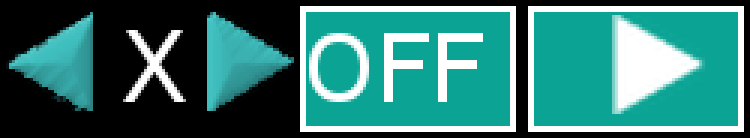
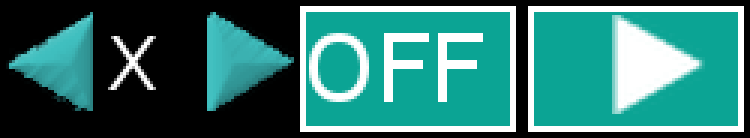
Layer changes from the first 750×138 image to the second:
painted on "speedValue-popup" over <box>108,30,186,102</box>
